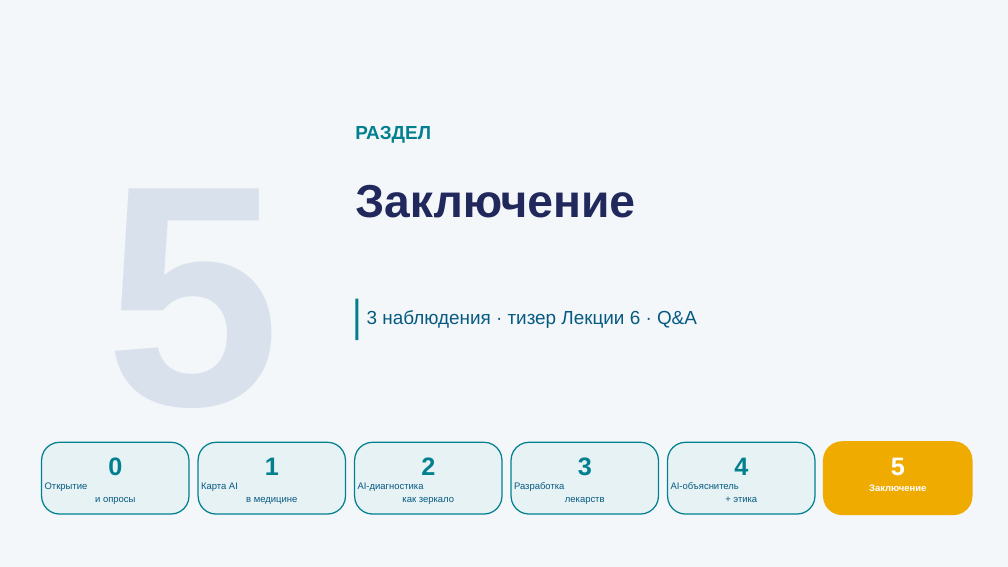
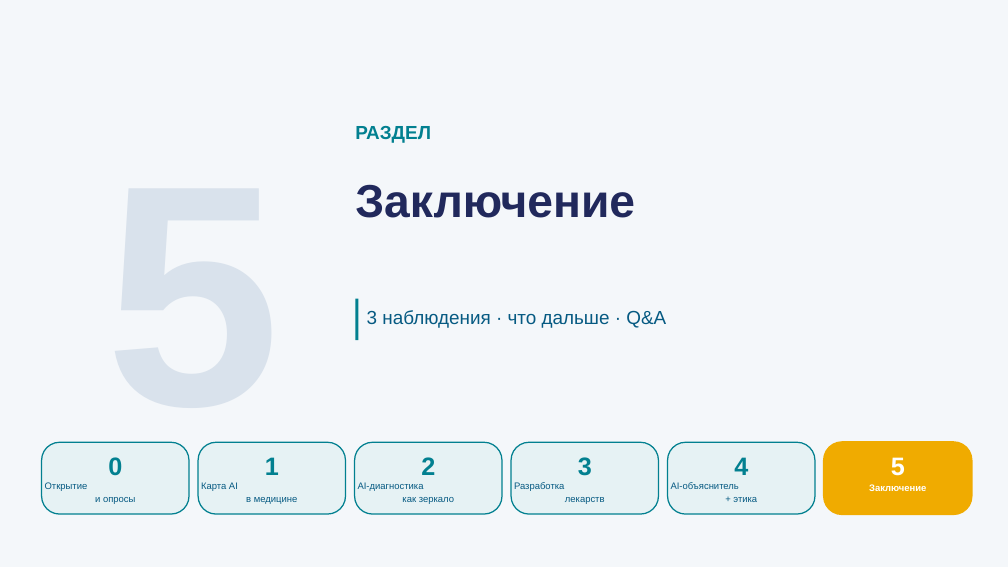
Before and after one commit to tellina-study/AI-usage-lessons, a slide deck: slide 30 of library/lectures/lec-04/rendered/lec-04.pptx. Drawn at 1008x567 pixels with LibreOffice and Linux fonts; fonts in the diff are those of the drawing. Boxes give left, top, right and bottom in pixels: in the first picture for what was removed or moved away, otherwise in the second. Text is boxed around its words. In the diff, an @@ line names an element or a change of style, - is before the commit and + after.

```diff
--- a/library/lectures/lec-04/rendered/lec-04.pptx
+++ b/library/lectures/lec-04/rendered/lec-04.pptx
@@ text at (x1=367, y1=310, x2=666, y2=328): text changed @@
-3 наблюдения · тизер Лекции 6 · Q&A
+3 наблюдения · что дальше · Q&A
```
Also in this commit, not shown: 2 other slides changed, 1 slide added, 1 slide removed, 11 other files.
